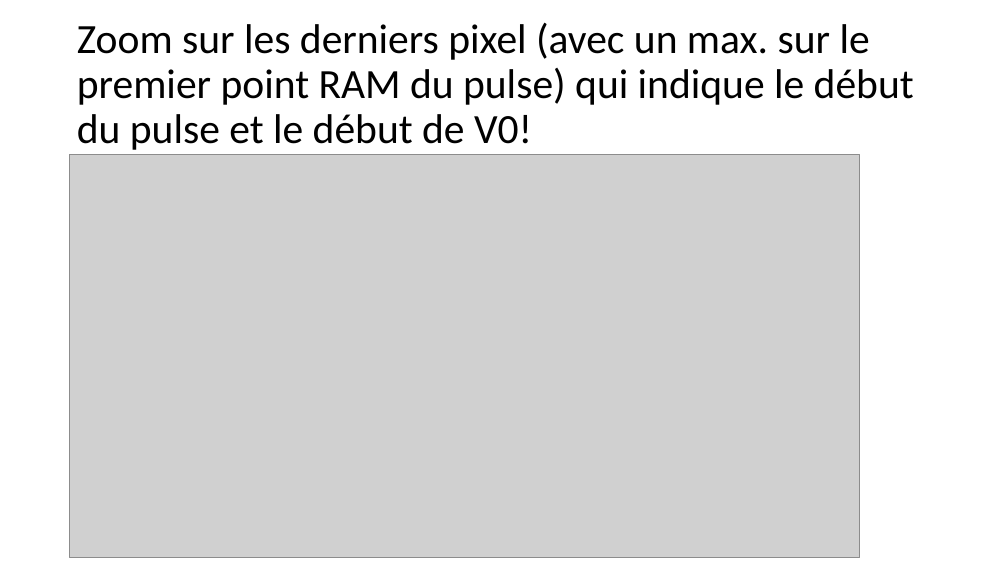
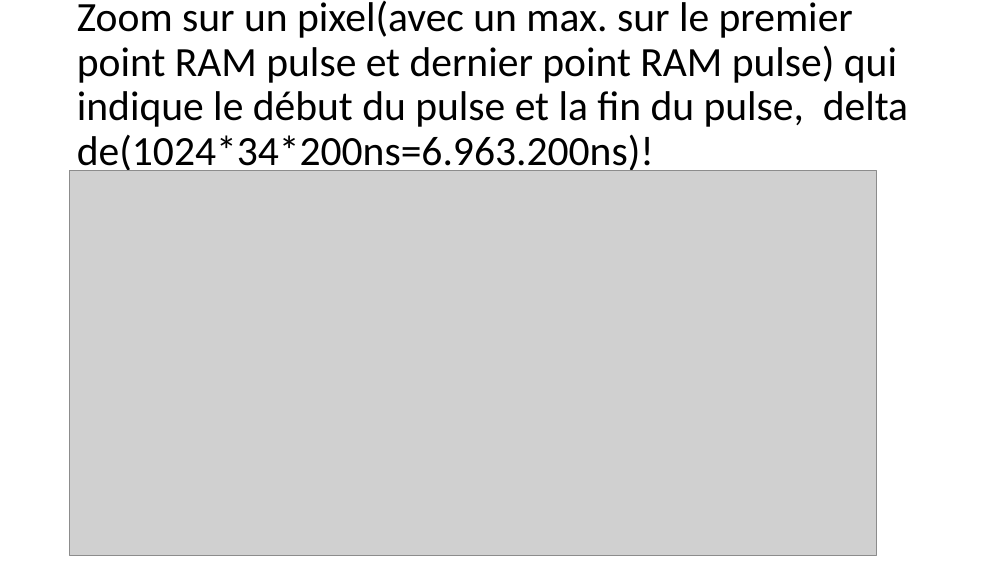
Before and after one commit to bbertrand-eng/tb_pulse, a slide deck: slide 6 of tb_Pulse_generator/doc/Pixel adjacent décalés augmentés.pptx. Drawn at 1008x567 pixels with LibreOffice and Linux fonts; fonts in the diff are those of the drawing; grey boxes stand for pictures. Boxes give left, top, right and bottom in pixels: in the first picture for what was removed or moved away, otherwise in the second. Text is boxed around its words. In the diff, an @@ line names an element or a change of style, - is before the commit and + after.

Commit message:
+Commit complementaire: Avec le signal "mem_counter_address_readed" gestion de la lecture de la première donné presente en sortie de la dualRAM par défaut. +création d'un "start_pulse_pixel_shift" pour appliqué le Vp(energie) "Mem_Vp_shifte" sur le calcul au bon moment, pour l'instant en combinatoire. +premier résultat avec Vo variable et energie.

```diff
--- a/tb_Pulse_generator/doc/Pixel adjacent décalés augmentés.pptx
+++ b/tb_Pulse_generator/doc/Pixel adjacent décalés augmentés.pptx
@@ title at (x1=77, y1=1, x2=908, y2=176): text changed @@
-Zoom sur les derniers pixel (avec un max. sur le premier point RAM du pulse) qui indique le début du pulse et le début de V0!
+Zoom sur un pixel(avec un max. sur le premier point RAM pulse et dernier point RAM pulse) qui indique le début du pulse et la fin du pulse, delta de(1024*34*200ns=6.963.200ns)!
@@ picture resized from (x1=70, y1=154, x2=860, y2=557) to (x1=70, y1=171, x2=876, y2=555) @@
```
Also in this commit, not shown: 6 slides added, 6 other files.
